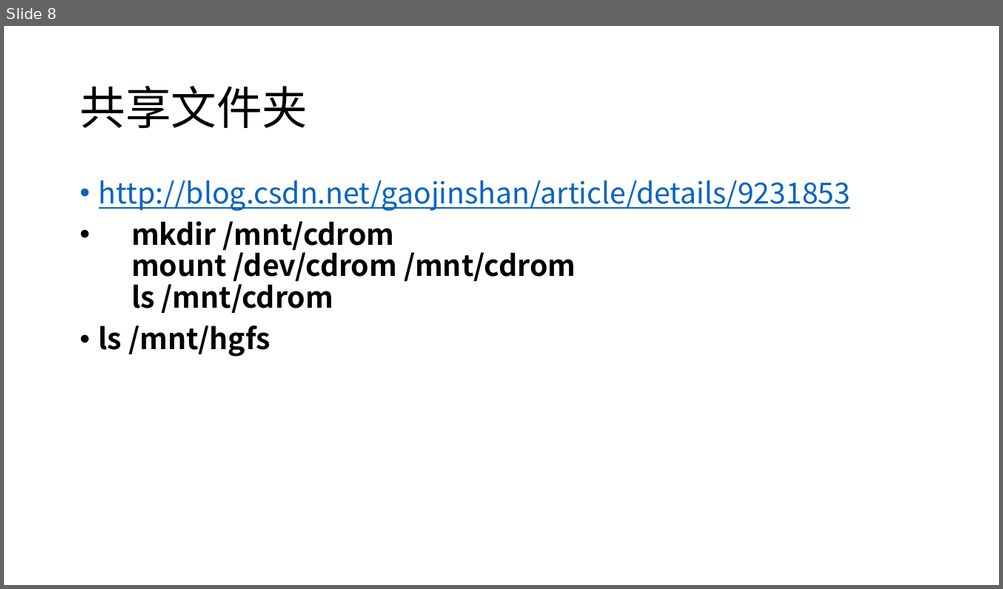
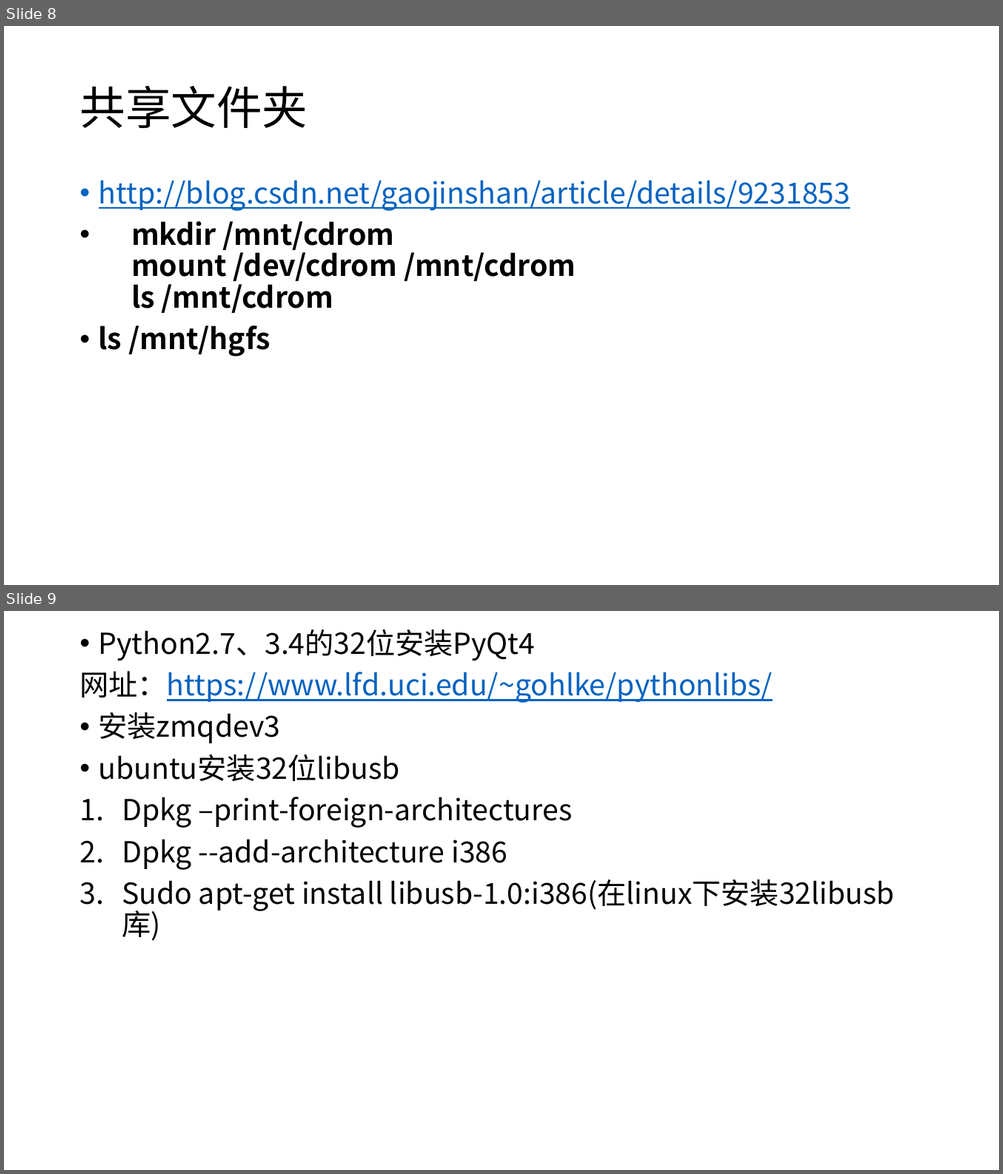
Before and after one commit to niph2018/gitGUIuse, a slide deck: SDK使用步骤.pptx. Shown one above the other, each under a label of ours: slide 8 before the commit, slides 8 and 9 after it. The pictures are 1003x589 and 1003x1174 pixels, drawn with LibreOffice and Linux fonts; fonts in the diff are those of the drawing. Boxes give left, top, right and bottom in pixels: in the first picture for what was removed or moved away, otherwise in the second. Text is boxed around its words. In the diff, an @@ line names an element or a change of style, - is before the commit and + after.

Commit message:
增加32位libusb，zmqdev3安装

```diff
--- a/SDK使用步骤.pptx
+++ b/SDK使用步骤.pptx
@@ slide 9 added at bbox=[4, 611, 999, 1170], background #FFFFFF @@
@@ text added at bbox=[79, 629, 894, 912], 28 pt, text #000000 @@
+• Python2.7、3.4的32位安装PyQt4
+网址：https://www.lfd.uci.edu/~gohlke/pythonlibs/
+• 安装zmqdev3
+• ubuntu安装32位libusb
+1. Dpkg –print-foreign-architectures
+2. Dpkg --add-architecture i386
+3. Sudo apt-get install libusb-1.0:i386(在linux下安装32libusb库)
```
